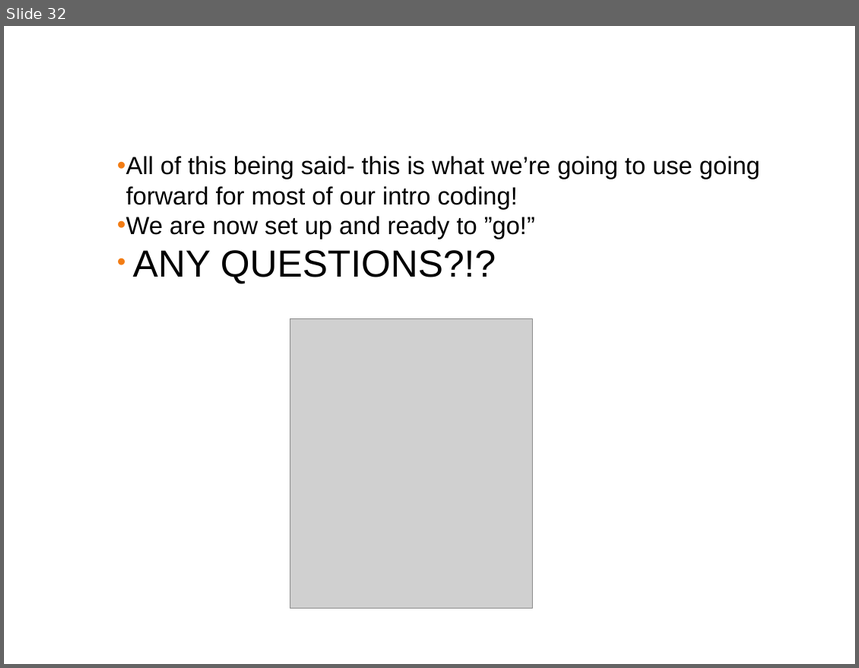
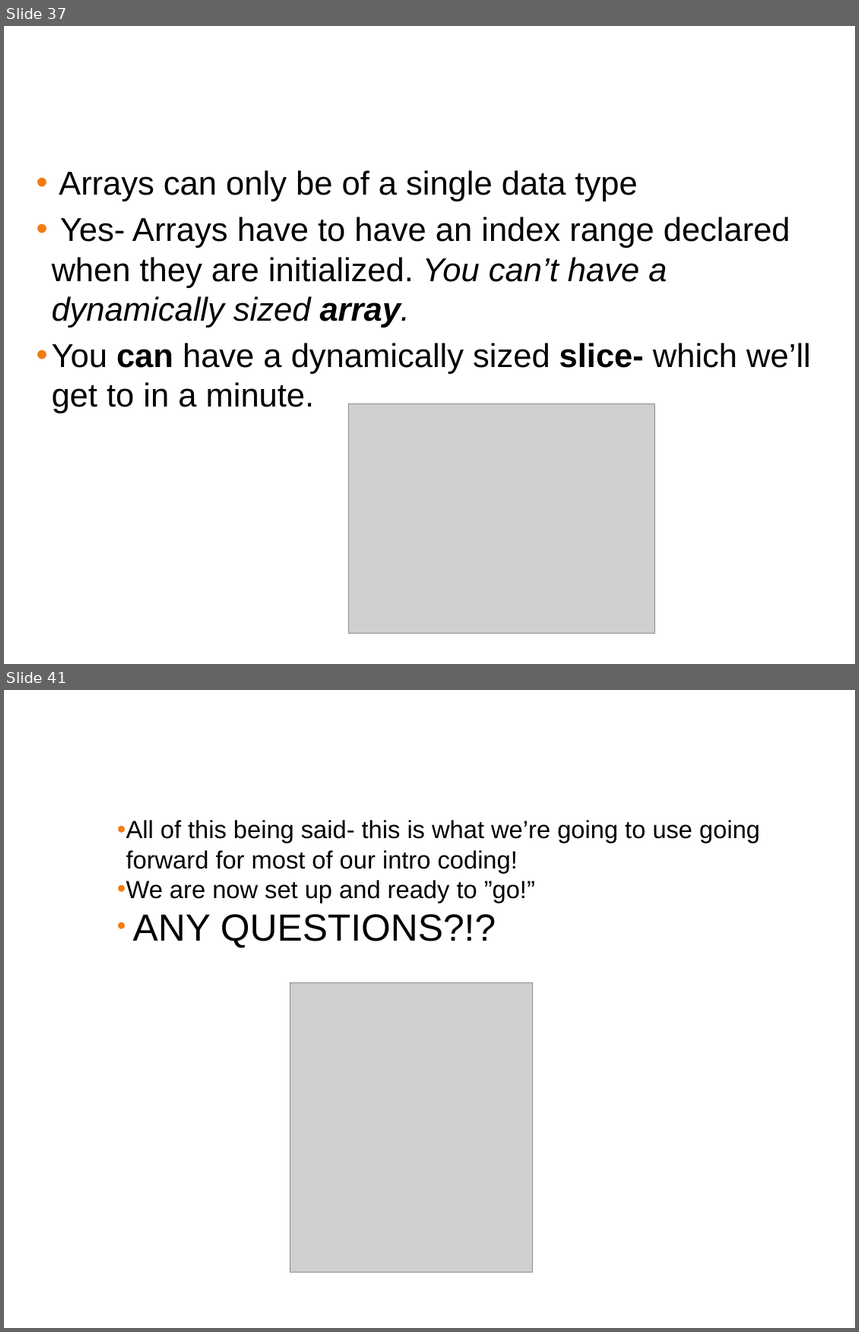
Before and after one commit to ferninphilly/golang_vmware, a slide deck: Module_Two/presentations/module_2_presentation.pptx. Shown one above the other, each under a label of ours: slide 32 before the commit, slides 37 and 41 after it; the slides between them are not shown. The pictures are 859x668 and 859x1332 pixels, drawn with LibreOffice and Linux fonts; fonts in the diff are those of the drawing; grey boxes stand for pictures; background and template pictures are left out. Boxes give left, top, right and bottom in pixels: in the first picture for what was removed or moved away, otherwise in the second. Text is boxed around its words. In the diff, an @@ line names an element or a change of style, - is before the commit and + after.

```diff
--- a/Module_Two/presentations/module_2_presentation.pptx
+++ b/Module_Two/presentations/module_2_presentation.pptx
@@ slide 37 added at <box>4,26,855,664</box>, background #FFFFFF @@
@@ title added at <box>11,40,848,103</box>, 38 pt, text #FFFFFF @@
+Arrays in GO: A couple more things…
@@ text added at <box>52,170,811,414</box>, 28 pt, text #000000 @@
+• Arrays can only be of a single data type
+• Yes- Arrays have to have an index range declared when they are initialized. You can’t have a dynamically sized array.
+• You can have a dynamically sized slice- which we’ll get to in a minute.
@@ picture added at <box>349,404,655,633</box> @@
@@ what was slide 32 is now slide 41 @@
```
Also in this commit, not shown: 8 other slides added, 1 other file.
